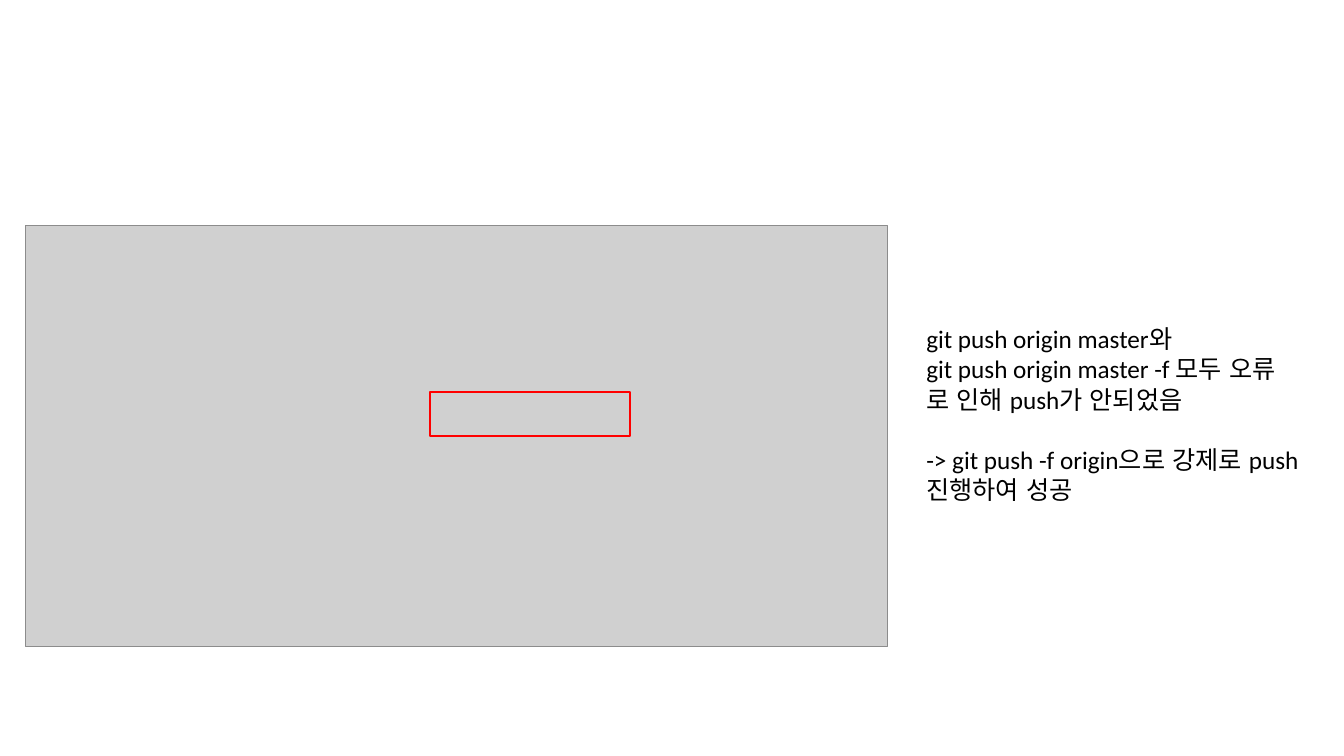
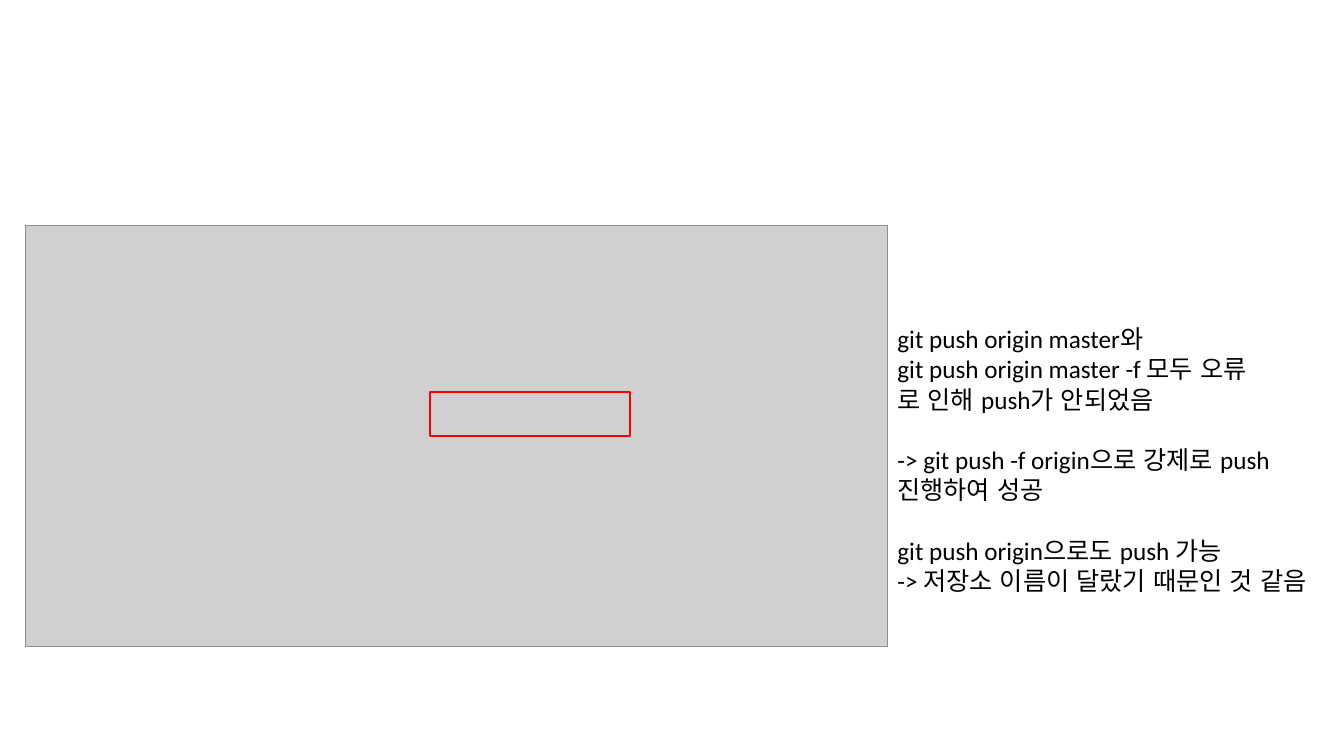
Before and after one commit to ChaeSung-Lee/DJ_InternShip, a slide deck: slide 20 of 2021_Summer/jp.hong/Git_Manual.pptx (slide 6 before the commit). Drawn at 1344x756 pixels with LibreOffice and Linux fonts; fonts in the diff are those of the drawing; grey boxes stand for pictures. Boxes give left, top, right and bottom in pixels: in the first picture for what was removed or moved away, otherwise in the second. Text is boxed around its words. In the diff, an @@ line names an element or a change of style, - is before the commit and + after.

```diff
--- a/2021_Summer/jp.hong/Git_Manual.pptx
+++ b/2021_Summer/jp.hong/Git_Manual.pptx
@@ text "git push origin master와" moved from (x1=926, y1=328, x2=1299, y2=501) to (x1=897, y1=328, x2=1306, y2=592) @@
@@ text at (x1=897, y1=539, x2=1306, y2=592): paragraphs added @@
+git push origin으로도 push 가능
+-> 저장소 이름이 달랐기 때문인 것 같음
```
Also in this commit, not shown: 4 other slides changed, 14 slides added, 3 other files.
